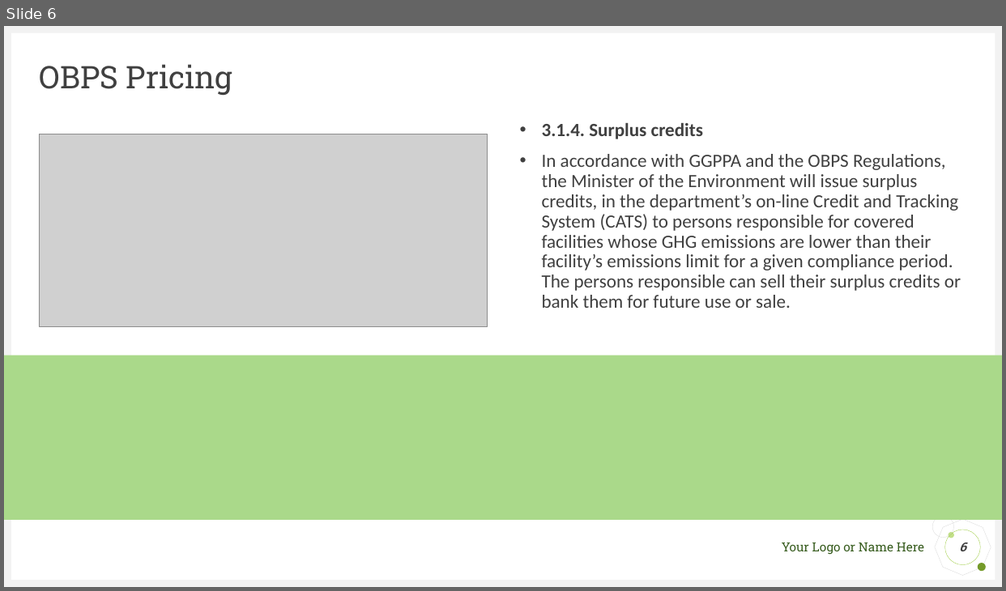
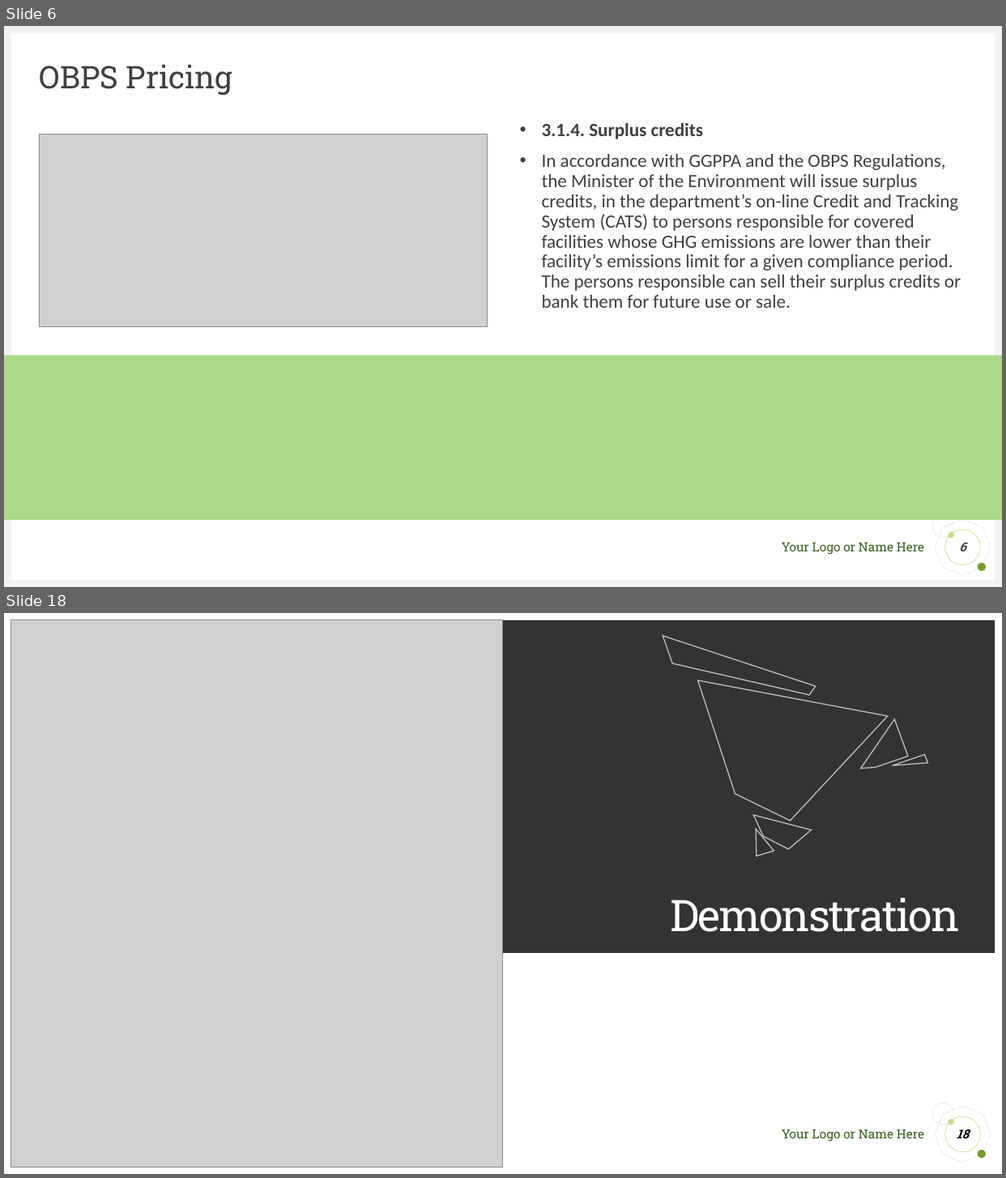
Before and after one commit to saimzuberi/Carbon_Credit_Market, a slide deck: Project Presentation/Final Presentation .pptx. Shown one above the other, each under a label of ours: slide 6 before the commit, slides 6 and 18 after it; the slides between them are not shown. The pictures are 1006x591 and 1006x1178 pixels, drawn with LibreOffice and Linux fonts; fonts in the diff are those of the drawing; grey boxes stand for pictures. Boxes give left, top, right and bottom in pixels: in the first picture for what was removed or moved away, otherwise in the second. Text is boxed around its words. In the diff, an @@ line names an element or a change of style, - is before the commit and + after.

```diff
--- a/Project Presentation/Final Presentation .pptx
+++ b/Project Presentation/Final Presentation .pptx
@@ slide 18 added at (4, 613, 1002, 1174), background #FFFFFF; not listed: 5 template elements that a slide beside it also shows @@
@@ rectangle added at (4, 613, 1002, 619), fill #FFFFFF @@
@@ rectangle added at (4, 613, 11, 1174), fill #FFFFFF @@
@@ picture added at (10, 619, 503, 1167) @@
@@ title added at (503, 619, 995, 953), fill #000000 at 80% opacity, 42 pt, text #FFFFFF @@
+Demonstration
@@ rectangle added at (995, 613, 1002, 1174), fill #FFFFFF @@
@@ group added at (663, 613, 931, 862): 6 freeform shapes @@
@@ page number added at (945, 1117, 980, 1152), outline #9ACB39 0.25 pt, 12 pt, text #000000, bold, italic @@
+18
@@ rectangle added at (4, 1168, 1002, 1174), fill #FFFFFF @@
```
Also in this commit, not shown: 4 slides changed, 8 other slides added, 12 slides removed, 9 other files.
